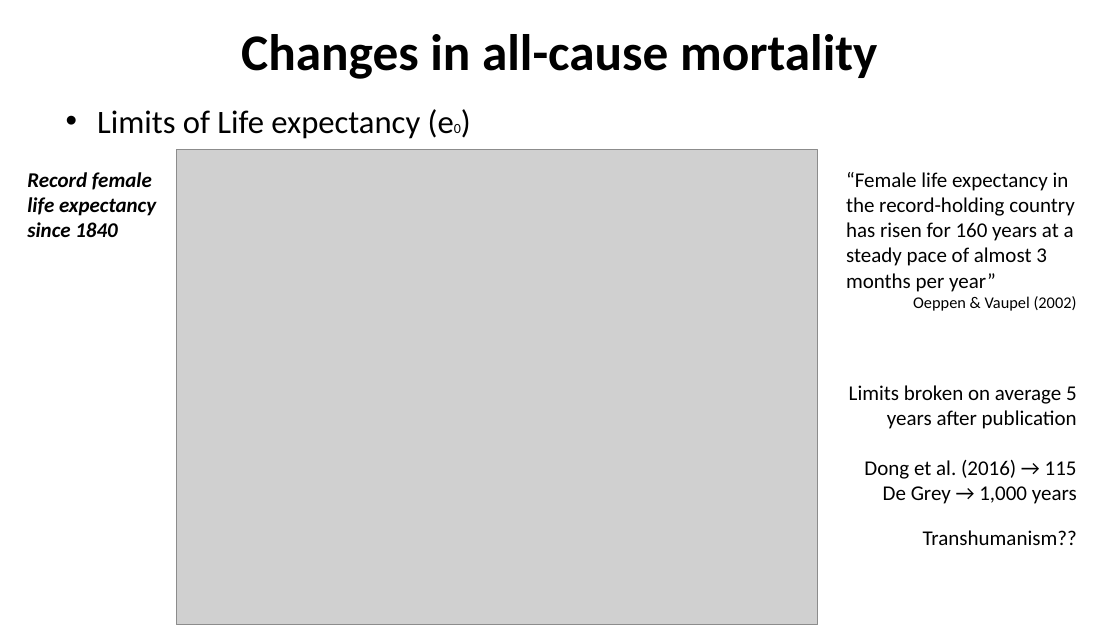
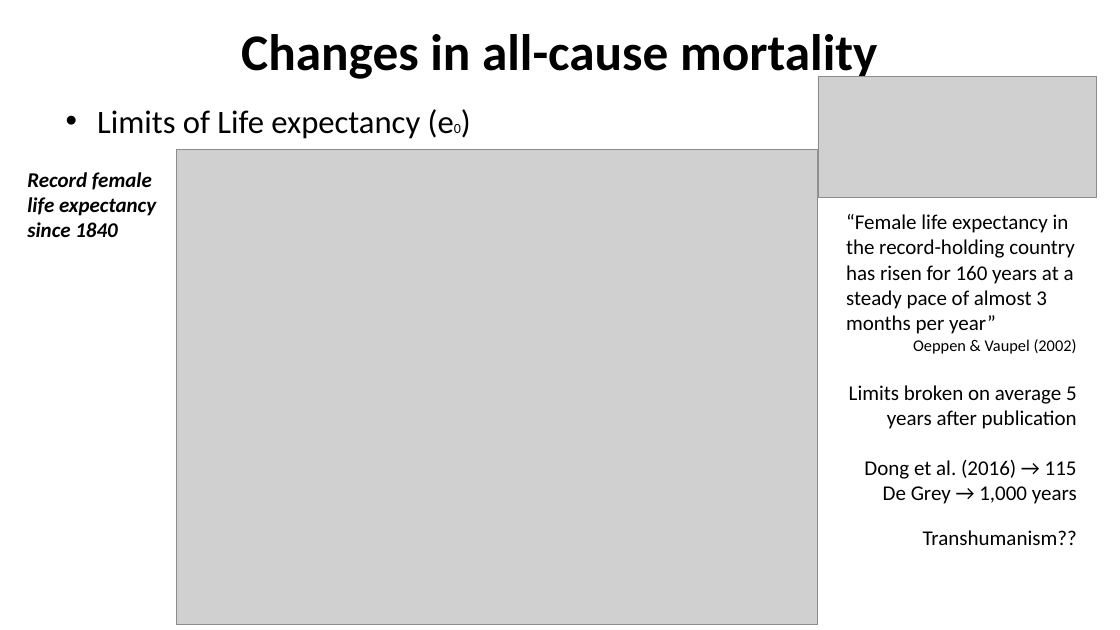
Before and after one commit to kikeacosta/edsd26_apc, a slide deck: slide 16 of slides/01_mortality_trends.pptx (slide 17 before the commit). Drawn at 1120x630 pixels with LibreOffice and Linux fonts; fonts in the diff are those of the drawing; grey boxes stand for pictures. Boxes give left, top, right and bottom in pixels: in the first picture for what was removed or moved away, otherwise in the second. Text is boxed around its words. In the diff, an @@ line names an element or a change of style, - is before the commit and + after.

```diff
--- a/slides/01_mortality_trends.pptx
+++ b/slides/01_mortality_trends.pptx
@@ picture added at (818,76,1097,197) @@
@@ text "“Female life expectancy in the ...": place and size @@
-text "“Female life expectancy in the ..." at (846,172,1077,311)
+text "“Female life expectancy in the ..." at (846,214,1077,354)
```
Also in this commit, not shown: 12 other slides changed, 1 slide added, 1 slide removed, 2 other files.
